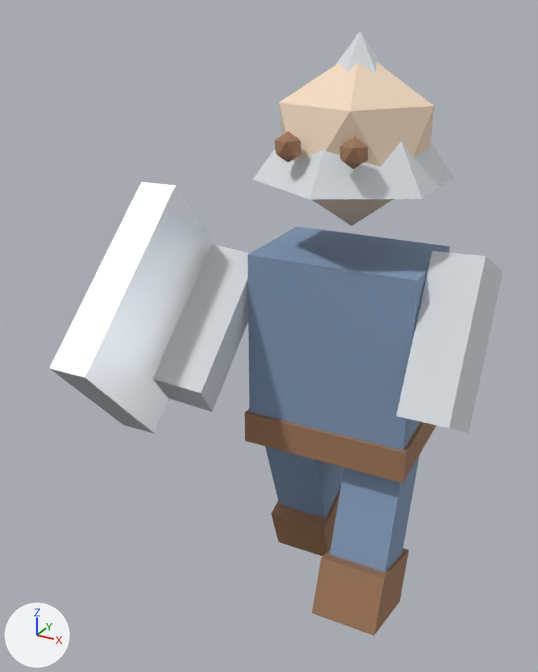
Renders of the glTF model assets/animations/wave2/guard_patrol.glb from each side of a commit.
One viewpoint serves both versions: a camera (50 mm lens) standing at (0.708, -1.722, 1.661) and looking at (-0.134, -0.192, 0.896). Lighting does not change. The marker at lower left points along +X, +Y and +Z. The first picture is the older version. Both versions are drawn at frame 5 of the action 'guard_patrol'; the numbers are the values there.

The first picture shows 'arm_l.007', 'arm_r.007', 'belt.004', 'boot_l.003', 'boot_r.003', 'head.009', 'helm', 'leg_l.007', 'leg_r.007', 'shield', 'tunic.001' and 2 more.
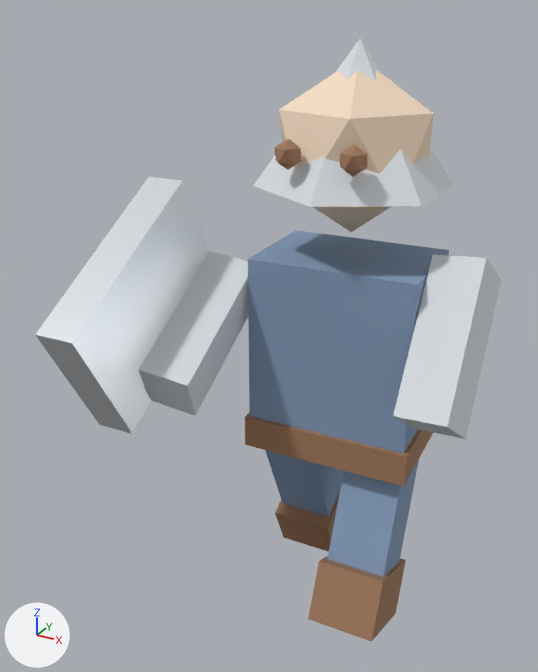
Not drawn themselves, but carrying or shaping drawn objects: ob_root, ob_torso, ob_arm_l, ob_arm_r, ob_head, ob_leg_l, ob_leg_r.

What changed in the scene script:
```text
Change ob_root:
    ob_root.location: (0.0, 0.0, 0.0243) -> (0.0, 0.0, 0.0189)
Change ob_torso:
    ob_torso.location: (0.0, 0.0, 0.522) -> (0.0, 0.0, 0.516)
    ob_torso.rotation_euler: (0.0, 0.0, 0.0397) -> (0.0, 0.0, 0.0496)  # degrees (0, 0, 2.3) -> degrees (0, 0, 2.8)
Change ob_arm_l:
    ob_arm_l.location: (-0.359, -0.11, 0.579) -> (-0.359, -0.11, 0.574)
    ob_arm_l.rotation_euler: (-0.85, 0.0, 0.0) -> (-1.063, 0.0, 0.0)  # degrees (-49, 0, 0) -> degrees (-61, 0, 0)
Change ob_arm_r:
    ob_arm_r.location: (0.3, 0.0, 0.559) -> (0.3, 0.0, 0.554)
    ob_arm_r.rotation_euler: (-0.528, 0.0, 0.0) -> (-0.66, 0.0, 0.0)  # degrees (-30, 0, 0) -> degrees (-38, 0, 0)
Change ob_head:
    ob_head.location: (0.0, 0.0, 0.609) -> (0.0, 0.0, 0.604)
    ob_head.rotation_euler: (0.0, 0.0, -0.0397) -> (0.0, 0.0, -0.0496)  # degrees (0, 0, -2.3) -> degrees (0, 0, -2.8)
Change ob_leg_l:
    ob_leg_l.location: (-0.13, 0.0, -0.000675) -> (-0.13, 0.0, -0.00609)
    ob_leg_l.rotation_euler: (0.347, 0.0, 0.0) -> (0.434, 0.0, 0.0)  # degrees (20, 0, 0) -> degrees (25, 0, 0)
Change ob_leg_r:
    ob_leg_r.location: (0.13, 0.0, -0.000675) -> (0.13, 0.0, -0.00609)
    ob_leg_r.rotation_euler: (-0.347, 0.0, 0.0) -> (-0.434, 0.0, 0.0)  # degrees (-20, 0, 0) -> degrees (-25, 0, 0)
```

What differs and where, as boxes [x1, y1, x2, y2] in the pictures (538 x 672 px):
'tunic.001', moved, turned: before [248, 226, 450, 450]; after [248, 230, 449, 454]
'shield', moved, turned: before [49, 182, 213, 434]; after [35, 177, 210, 434]
'head.009', moved, turned: before [279, 62, 434, 226]; after [279, 70, 434, 232]
'arm_r.007', moved, turned: before [396, 251, 503, 433]; after [393, 254, 502, 439]
'arm_l.007', moved, turned: before [153, 244, 250, 412]; after [139, 251, 248, 416]
'helm', moved, turned: before [253, 30, 454, 200]; after [253, 39, 453, 207]
'leg_r.007', moved, turned: before [330, 455, 420, 572]; after [327, 460, 419, 577]
'belt.004', moved, turned: before [245, 409, 436, 483]; after [245, 412, 433, 487]
'boot_r.003', moved, turned: before [312, 548, 409, 635]; after [308, 556, 406, 642]
'leg_l.007', moved, turned: before [265, 446, 344, 519]; after [265, 450, 344, 517]
'boot_l.003', moved, turned: before [271, 487, 341, 556]; after [275, 491, 340, 552]
'eye_r.015', moved, turned: before [340, 137, 368, 169]; after [340, 144, 367, 177]
'eye_l.015', moved, turned: before [274, 131, 302, 162]; after [274, 139, 302, 170]
